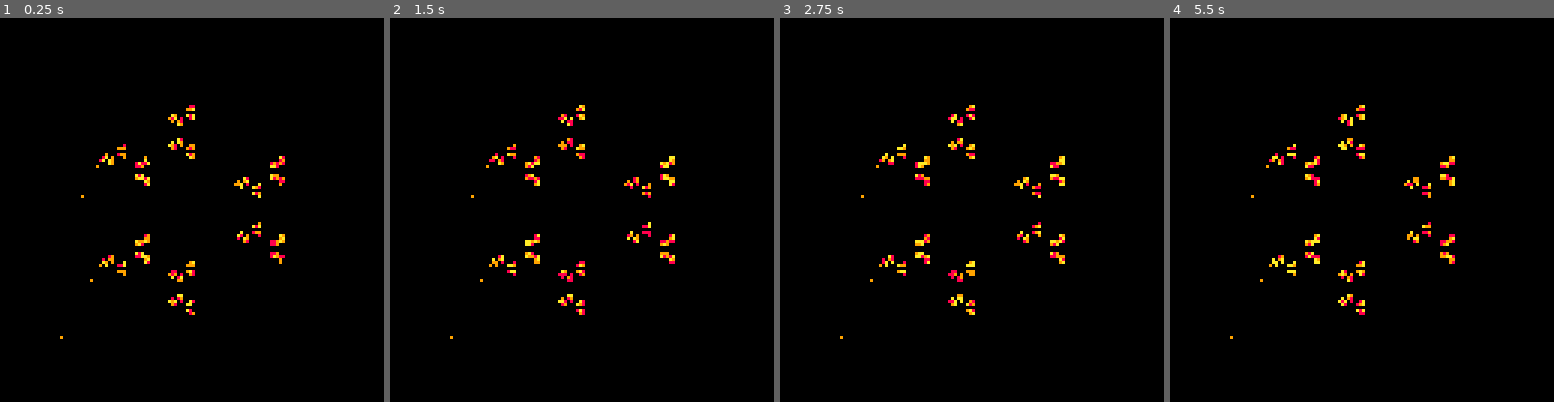
Above: before the commit, frames 1-4 (left to right).
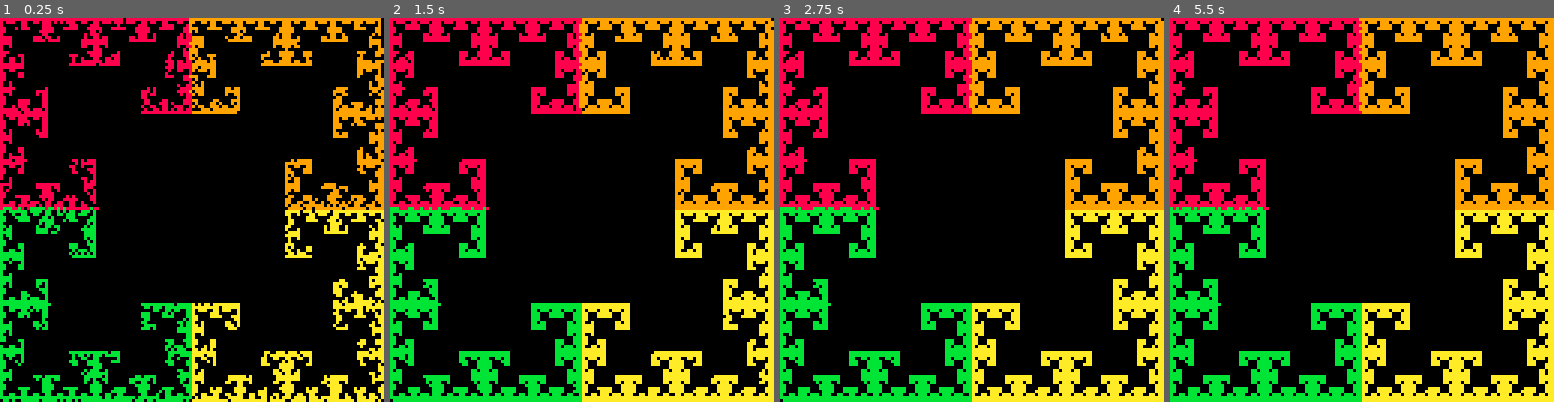
Above: after the commit, the same moments.

Repository: Toastation/p8
Game: PICO-8 cartridge chaos.p8
Two runs of this game, one before a commit and one after it. Both use one fixed random seed, a clock stepped at 60 frames per second and the inputs below.
Inputs:
- Up to frame 1 (0.25 s): no input
- Up to frame 2 (1.5 s): no input
- Up to frame 3 (2.75 s): no input
- Up to frame 4 (5.5 s): no input

The runs differ from the first frame. In frame 1, 23% of the frame differs, in the area x 0-100%, y 0-100%; in frame 2, 29%; in frame 3, 30%; in frame 4, 30%.

Commit message:
square chaos

Diff:
--- a/chaos.p8
+++ b/chaos.p8
@@ -8,41 +8,37 @@
 cx=64
 cy=64
 r=60
-n=3
-prev={-1,-1}
+n=4
+icur=-1
 next={-1,-1}
-pa={8,9,10}
+pa={8,9,10,11}
 
 function lerp(t,a,b)
 	return a+t*(b-a)
 end
 
 function initpoints()
-	local i,a
-	for i=0,n-1 do
-		a=i*pi2/n
-		points[i] = {cx+cos(a)*r,cy+sin(a)*r}
-	end
+	points[0]={0,0}
+	points[1]={127,0}
+	points[2]={128,128}
+	points[3]={0,127}
 end
 
 function _init()
 	cls()
 	initpoints()
-	cur={rnd(128),rnd(128)}
+	icur=flr(rnd(n))
+	cur={points[icur][1],points[icur][2]}
 end
 
 function _draw()
-	if time()%2==0 then
-		if n==6 then n=3 initpoints() cls()
-		else n+=1 initpoints() end
-	end
 	for i=0,5000 do
-		next=points[flr(rnd(n))]
-		if next[1]!=prev[1] or next[2]!=prev[2] then
-			cur[1]=lerp(0.5,cur[1],next[1])
-			cur[2]=lerp(0.5,cur[2],next[2])
-			pset(cur[1],cur[2],pa[1+flr(rnd(3))])
-		end
-		prev=next
+		icur+=flr(rnd(3))-1
+		if icur<0 then icur=n-1
+		elseif icur>=n then icur=0 end
+		next=points[icur]
+		cur[1]=lerp(0.5,cur[1],next[1])
+		cur[2]=lerp(0.5,cur[2],next[2])
+		pset(cur[1],cur[2],pa[icur+1])
 	end
 end
